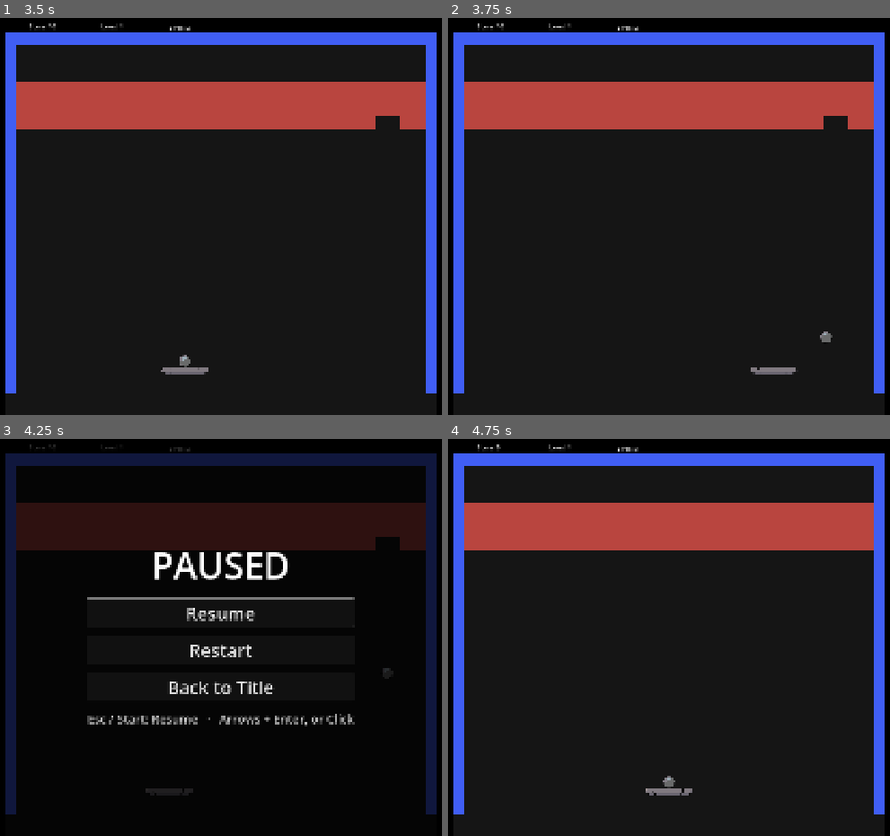
Above: before the commit, frames 1-4 (two rows, left to right).
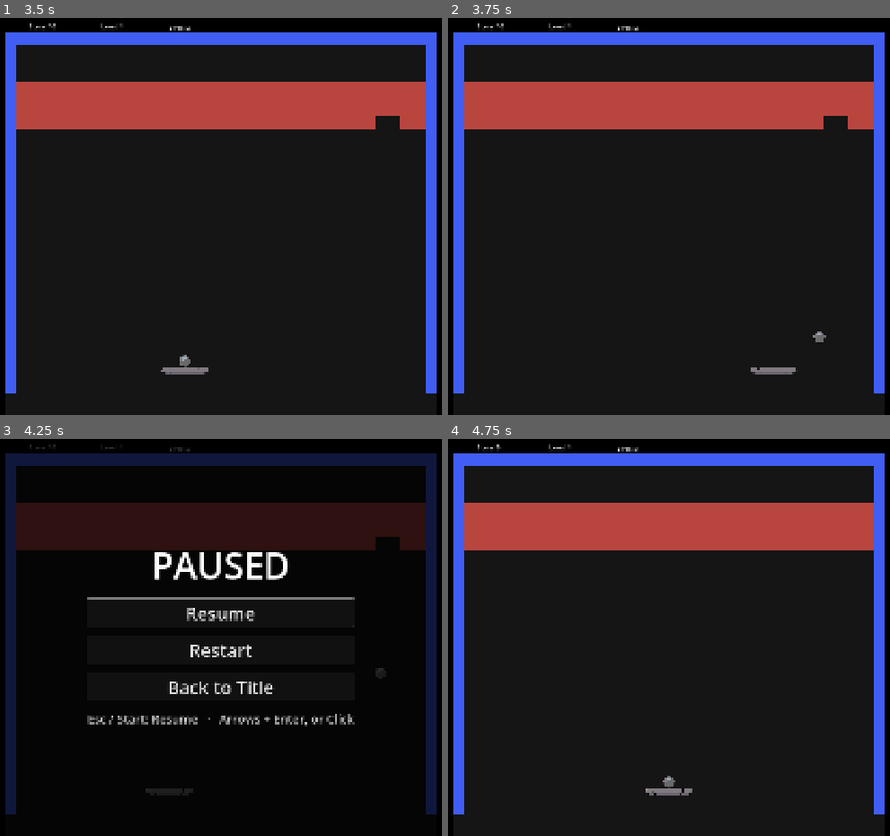
Above: after the commit, the same moments.

Repository: OptikCrash/break-out
Game: Godot game, scene res://TitleScreen.tscn
Same seed, same stepped clock (60 frames per second), same inputs: the game is played once before the commit and once after it.
Inputs (mouse positions are in pixels of both pictures, inside the frame that each line leads up to):
- Up to frame 1 (3.5 s): tap Space (launch) at 0.5, 0.6, 1.35, 2.3, 2.85 s; move the mouse to (380, 192) at 0.52 s; hold D (move_right) 0.53-1.28 s; click (380, 192) at 0.67 s; tap Enter (ui_accept) at 0.77, 1.25, 1.52, 3.02 s; move the mouse to (75, 232) at 1.27 s; hold Down 1.28-2.03 s; click (75, 232) at 1.42 s; move the mouse to (291, 125) at 2.02 s; hold D (move_right) from 2.03 s (still down); tap Tab at 2.1 s; click (291, 125) at 2.17 s; move the mouse to (185, 291) at 2.77 s; click (185, 291) at 2.92 s
- Up to frame 2 (3.75 s): tap R (restart) at 3.5 s; move the mouse to (885, 272) at 3.52 s; release D (move_right) at 3.53 s; hold A (move_left) from 3.53 s (still down); tap Space (launch) at 3.6 s; click (885, 272) at 3.67 s
- Up to frame 3 (4.25 s): keep holding A (move_left); tap Enter (ui_accept) at 3.77 s; tap Escape (pause) at 4.15 s
- Up to frame 4 (4.75 s): release A (move_left) at 4.25 s; click "Restart" at 4.25 s

Frame 1 is identical in both runs. In frame 2, less than 0.1% of the frame differs, in the area x 82-87%, y 78-82%; in frame 3, less than 0.1%; in frame 4, nothing differs.

Commit message:
Add per-ball Breaker state and last-ball life handling

Diff:
--- a/ball.gd
+++ b/ball.gd
@@ -6,8 +6,16 @@
 @export var paddle: Node2D
 signal brick_broken(points: int)
 var launched := false
+# No pickup enables this yet; each ball owns its independent duration.
+var breaker_time_left := 0.0
+var breaker_active: bool:
+	get:
+		return breaker_time_left > 0.0
+	set(value):
+		breaker_time_left = BallRules.BREAKER_DURATION if value else 0.0
 
 func _physics_process(delta: float) -> void:
+	breaker_time_left = BallRules.tick_breaker(breaker_time_left, delta)
 	if not launched:
 		_rest_on_paddle()
 		if  Input.is_action_just_pressed("launch"):
--- a/ball.tscn
+++ b/ball.tscn
@@ -6,7 +6,7 @@
 [sub_resource type="CircleShape2D" id="CircleShape2D_wx6e8"]
 radius = 16.0
 
-[node name="Ball" type="CharacterBody2D" unique_id=1745437129]
+[node name="Ball" type="CharacterBody2D" groups=["ball"] unique_id=1745437129]
 collision_layer = 4
 collision_mask = 15
 script = ExtResource("1_x8fbi")
--- a/ball_rules.gd
+++ b/ball_rules.gd
@@ -1,4 +1,10 @@
 extends RefCounted
+
+const BREAKER_DURATION := 10.0
+
+static func tick_breaker(time_left: float, delta: float) -> float:
+	return maxf(0.0, time_left - delta)
+
 
 static func launch_direction() -> Vector2:
 	var lean := randf_range(-0.3, 0.3)
--- a/main.gd
+++ b/main.gd
@@ -1,4 +1,6 @@
 extends Node2D
+
+const BALL_SCENE = preload("res://ball.tscn")
 
 const TITLE_SCENE := "res://TitleScreen.tscn"
 
@@ -9,7 +11,10 @@
 ]
 @export var lives = 3
 @onready var paddle := $PlayArea/Paddle
-@onready var ball := $PlayArea/Ball
+# Convenience for callers needing the first ball; lifecycle uses the whole group.
+var ball: Node2D:
+	get:
+		return get_balls()[0] if not get_balls().is_empty() else null
 @onready var bricks := $PlayArea/Bricks
 @onready var hud := $Hud
 @onready var pause_screen := $PauseScreen
@@ -22,15 +27,17 @@
 
 func _ready() -> void:
 	paddle_start = paddle.position
+	for active_ball in get_balls():
+		_connect_ball(active_ball)
 	if levels.is_empty():
 		push_error("Level sequence must contain at least one Level.")
-		ball.set_physics_process(false)
+		_stop_balls()
 		return
 	for index in levels.size():
 		var error := "Level resource is missing." if levels[index] == null else levels[index].validation_error()
 		if not error.is_empty():
 			push_error("Level sequence position %d: %s" % [index + 1, error])
-			ball.set_physics_process(false)
+			_stop_balls()
 			return
 	bricks.load_level(levels[0])
 	hud.update_level(1)
@@ -56,21 +63,33 @@
 # Only while the ball is in play: not resting on the paddle, and not under the
 # game-over or win message.
 func can_pause() -> bool:
-	return ball.launched and not reset_ready and not level_complete
+	if reset_ready or level_complete:
+		return false
+	for active_ball in get_balls():
+		if active_ball.launched:
+			return true
+	return false
 
-func _on_death_zone_body_entered(_body: Node2D) -> void:
+func _on_death_zone_body_entered(body: Node2D) -> void:
 	if reset_ready or level_complete:
+		return
+	if not body.is_in_group("ball") or body.is_queued_for_deletion():
+		return
+	# Remove membership now: queue_free() only deletes at the end of the frame.
+	body.remove_from_group("ball")
+	body.set_physics_process(false)
+	body.queue_free()
+	if not get_balls().is_empty():
 		return
 	lives -= 1
 	hud.update_lives(lives)
 	if lives == 0:
 		reset_ready = true
-		ball.set_physics_process(false)
 		hud.update_message("Game Over!")
 		hud.show_end_buttons()
 	else:
 		print("Lives left: ", lives)
-		ball.reset()
+		add_ball()
 
 func _on_ball_brick_broken(points: int) -> void:
 	if reset_ready or level_complete:
@@ -79,8 +98,9 @@
 	score += points
 	hud.update_score(score)
 	if bricks_left == 0:
-		ball.reset()
-		ball.set_physics_process(false)
+		for active_ball in get_balls():
+			active_ball.reset()
+		_stop_balls()
 		if current_level_index + 1 < levels.size():
 			level_complete = true
 			paddle.set_physics_process(false)
@@ -118,16 +138,42 @@
 	paddle.position = paddle_start
 	paddle.velocity = Vector2.ZERO
 	paddle.following_mouse = false
-	ball.reset()
+	for active_ball in get_balls():
+		active_ball.reset()
 	hud.update_level(current_level_index + 1)
 	hud.hide_continue_button()
 	hud.update_message("")
 	level_complete = false
 	paddle.set_physics_process(true)
-	ball.set_physics_process(true)
+	for active_ball in get_balls():
+		active_ball.set_physics_process(true)
 
 func _count_destructible_bricks() -> void:
 	bricks_left = 0
 	for brick in bricks.get_children():
 		if brick.definition.destructible:
 			bricks_left += 1
+
+# Future Multi-ball creation uses this so every instance reports score to main.
+func add_ball() -> Node2D:
+	var new_ball = BALL_SCENE.instantiate()
+	new_ball.paddle = paddle
+	_connect_ball(new_ball)
+	$PlayArea.add_child(new_ball)
+	new_ball.reset()
+	return new_ball
+
+func _connect_ball(active_ball: Node2D) -> void:
+	if not active_ball.brick_broken.is_connected(_on_ball_brick_broken):
+		active_ball.brick_broken.connect(_on_ball_brick_broken)
+
+func get_balls() -> Array[Node]:
+	var active: Array[Node] = []
+	for candidate in get_tree().get_nodes_in_group("ball"):
+		if is_ancestor_of(candidate) and not candidate.is_queued_for_deletion():
+			active.append(candidate)
+	return active
+
+func _stop_balls() -> void:
+	for active_ball in get_balls():
+		active_ball.set_physics_process(false)
--- /dev/null
+++ b/tests/ball_power_state_test.gd
@@ -0,0 +1,30 @@
+extends SceneTree
+
+const Rules = preload("res://ball_rules.gd")
+var failures := 0
+
+func _initialize() -> void:
+	var ball = preload("res://ball.gd").new()
+	var paddle := Node2D.new()
+	ball.paddle = paddle
+	_check(not ball.breaker_active and ball.breaker_time_left == 0.0, "Breaker starts inactive")
+	ball.breaker_active = true
+	_check(ball.breaker_time_left == 10.0, "Breaker lasts exactly 10 seconds")
+	ball._physics_process(2.5)
+	_check(ball.breaker_active and ball.breaker_time_left == 7.5, "Resting balls tick their own timer")
+	ball.breaker_active = true
+	_check(ball.breaker_time_left == 10.0, "Reactivation refreshes to 10 seconds")
+	ball._physics_process(10.0)
+	_check(not ball.breaker_active and ball.breaker_time_left == 0.0, "Breaker expires at the exact boundary")
+	_check(Rules.tick_breaker(0.5, 1.0) == 0.0, "Overshoot clamps to zero")
+	ball.breaker_active = true
+	ball.breaker_active = false
+	_check(ball.breaker_time_left == 0.0, "Disabling clears the timer")
+	ball.free()
+	paddle.free()
+	quit(1 if failures else 0)
+
+func _check(condition: bool, message: String) -> void:
+	if not condition:
+		printerr("FAIL: ", message)
+		failures += 1
--- /dev/null
+++ b/tests/multi_ball_life_test.gd
@@ -0,0 +1,54 @@
+extends SceneTree
+
+var failures := 0
+
+func _initialize() -> void:
+	run.call_deferred()
+
+func run() -> void:
+	var game = preload("res://main.tscn").instantiate()
+	root.add_child(game)
+	var first = game.ball
+	var second = game.add_ball()
+	first.breaker_active = true
+	_check(not second.breaker_active, "Power timers belong to individual balls")
+	second.launched = true
+	_check(game.can_pause(), "Any launched ball allows pause")
+	game._on_death_zone_body_entered(game.paddle)
+	_check(game.lives == 3, "Non-ball bodies cost no life")
+	game._on_death_zone_body_entered(first)
+	game._on_death_zone_body_entered(first)
+	_check(game.lives == 3 and game.get_balls() == [second], "First loss and duplicate callback cost no life")
+	_check(first.is_queued_for_deletion(), "Lost ball queues deletion immediately")
+	game._on_death_zone_body_entered(second)
+	game._on_death_zone_body_entered(second)
+	_check(game.lives == 2 and game.get_balls().size() == 1, "Same-frame last loss costs exactly one life")
+	_check(not game.ball.launched and game.ball.position == game.paddle.position + Vector2(0, -24), "Replacement rests synchronously on paddle")
+	await process_frame
+	_check(not is_instance_valid(first) and not is_instance_valid(second), "Both lost balls are freed")
+	game._on_death_zone_body_entered(game.ball)
+	_check(game.lives == 1, "Single-ball loss costs one life")
+	game._on_death_zone_body_entered(game.ball)
+	_check(game.lives == 0 and game.reset_ready and game.get_balls().is_empty(), "Final life ends without replacement")
+	game.free()
+	game = preload("res://main.tscn").instantiate()
+	root.add_child(game)
+	first = game.ball
+	second = game.add_ball()
+	first.launched = true
+	second.launched = true
+	game.bricks_left = 1
+	second._break_brick(game.bricks.get_child(0))
+	_check(game.score == 10 and game.level_complete, "Added ball reports destruction and score")
+	for active_ball in game.get_balls():
+		_check(not active_ball.launched and not active_ball.is_physics_processing(), "Completion resets and stops every ball")
+	game.continue_level()
+	for active_ball in game.get_balls():
+		_check(not active_ball.launched and active_ball.is_physics_processing(), "Continue readies every ball")
+	game.free()
+	quit(1 if failures else 0)
+
+func _check(condition: bool, message: String) -> void:
+	if not condition:
+		printerr("FAIL: ", message)
+		failures += 1
Not shown, added: tests/ball_power_state_test.gd.uid
Not shown, added: tests/multi_ball_life_test.gd.uid
Not shown, changed: AGENTS.md
Not shown, changed: GLOSSARY.md
